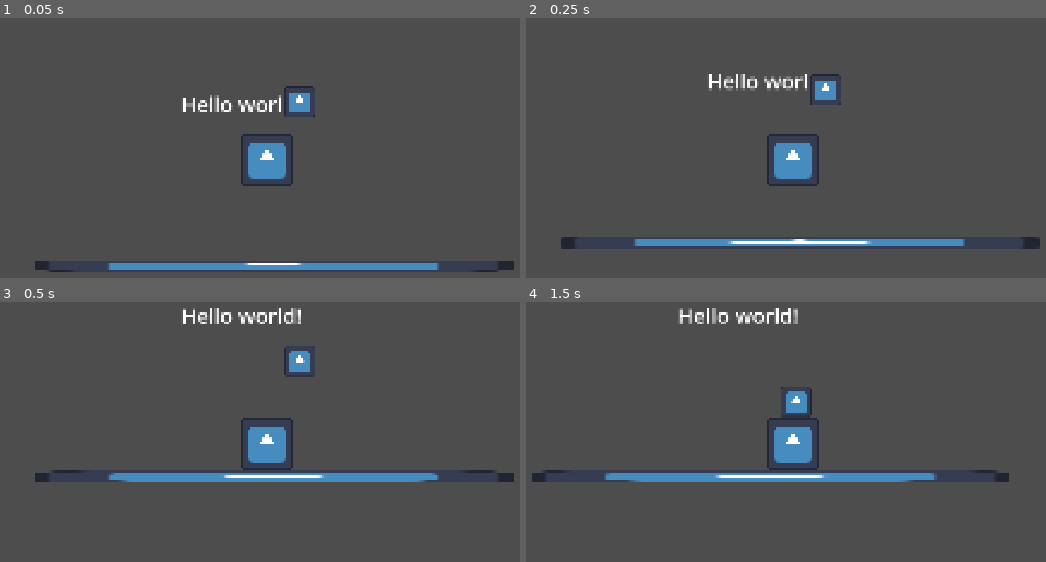
Above: before the commit, frames 1-4 (two rows, left to right).
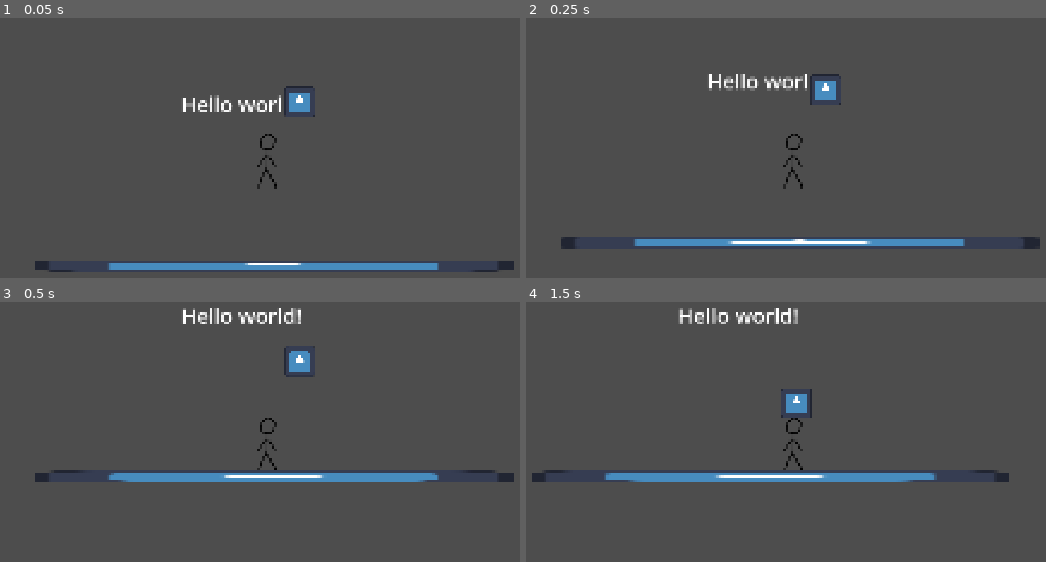
Above: after the commit, the same moments.

Repository: Crimbane/puzzle-platformer
Game: Godot game, scene res://Scenes/main.tscn
Two runs of this game, one before a commit and one after it. Both use one fixed random seed, a clock stepped at 60 frames per second and the inputs below. The engine's default icon, where the game draws it, is replaced by a stand-in: a white triangle on a blue panel in a dark square.
Inputs:
- Up to frame 1 (0.05 s): no input
- Up to frame 2 (0.25 s): no input
- Up to frame 3 (0.5 s): no input
- Up to frame 4 (1.5 s): hold D (Move Right) from 0.53 s (still down); tap Space (Jump) at 0.77 s; tap Enter at 1.25 s

The runs differ from the first frame. In frame 1, 1.3% of the frame differs, in the area x 46-57%, y 44-66%; in frame 2, 1.3%; in frame 3, 1.3%; in frame 4, 1.4%, in the area x 46-57%, y 32-65%.

Commit message:
Added player sprite to char
Updated player collision

Diff:
--- a/Scenes/main.tscn
+++ b/Scenes/main.tscn
@@ -3,10 +3,11 @@
 [ext_resource type="PackedScene" uid="uid://dc202a0io7caw" path="res://Scenes/label_hello.tscn" id="1_bo1nx"]
 [ext_resource type="PackedScene" uid="uid://3a6q6voh5ogr" path="res://Scenes/sprite_2d.tscn" id="2_8gbba"]
 [ext_resource type="Script" uid="uid://dhdf6qakv7chr" path="res://Scripts/player.gd" id="2_jjvhh"]
+[ext_resource type="Texture2D" uid="uid://bw4mpruxhwq2p" path="res://Assets/Art/Player.png" id="4_21xkr"]
 [ext_resource type="Texture2D" uid="uid://qya0wfq1g5qo" path="res://Assets/icon.svg" id="4_kry3j"]
 
 [sub_resource type="RectangleShape2D" id="RectangleShape2D_fjc7g"]
-size = Vector2(128, 128)
+size = Vector2(39, 125)
 
 [sub_resource type="RectangleShape2D" id="RectangleShape2D_nrqo6"]
 size = Vector2(1147, 31)
@@ -25,8 +26,10 @@
 
 [node name="Player Sprite" parent="Player" unique_id=1787457727 instance=ExtResource("2_8gbba")]
 position = Vector2(0, 0)
+texture = ExtResource("4_21xkr")
 
 [node name="CollisionShape2D" type="CollisionShape2D" parent="Player" unique_id=1546551650]
+position = Vector2(0.5, 1.5)
 shape = SubResource("RectangleShape2D_fjc7g")
 
 [node name="Camera2D" type="Camera2D" parent="Player" unique_id=385762799]
